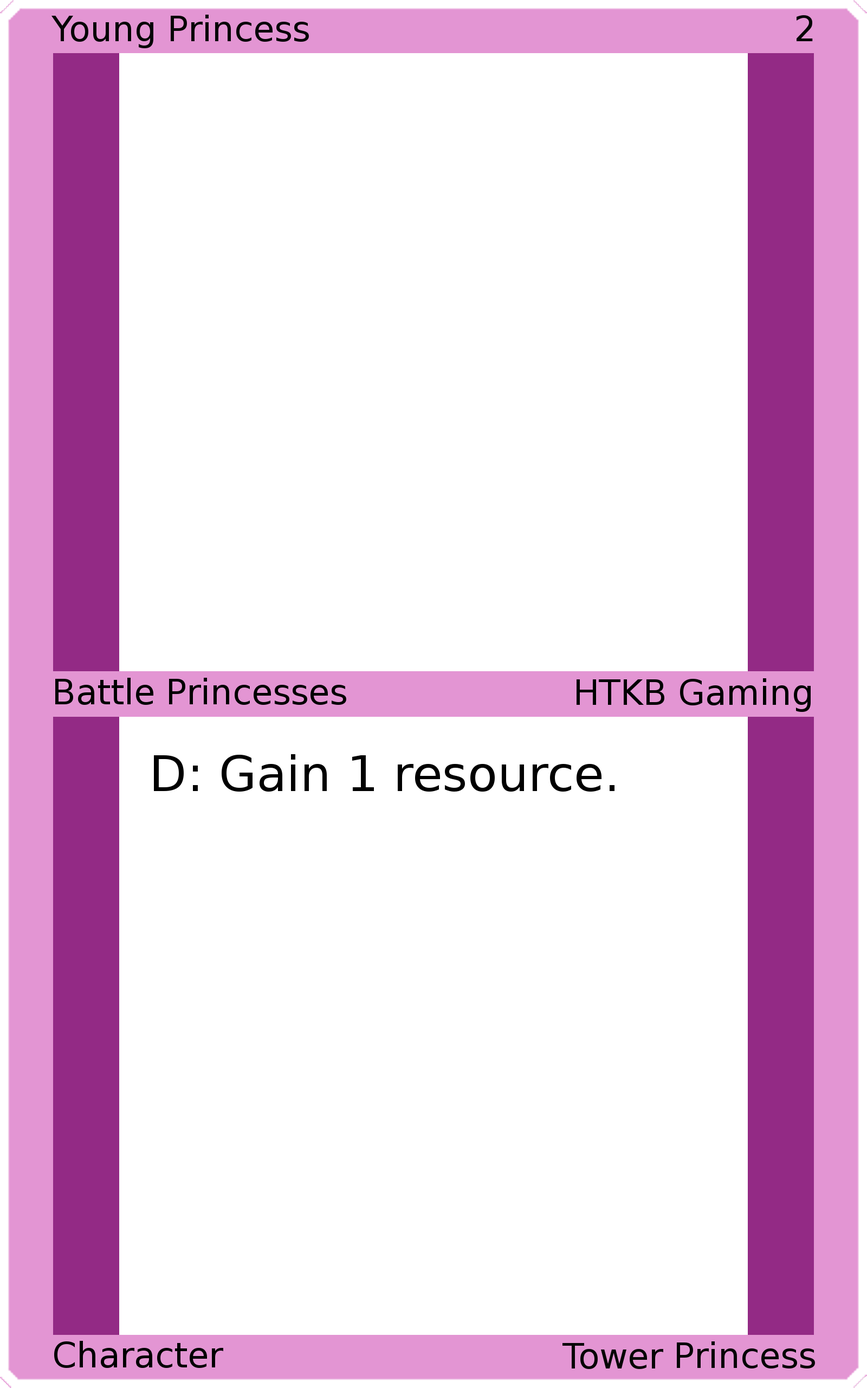
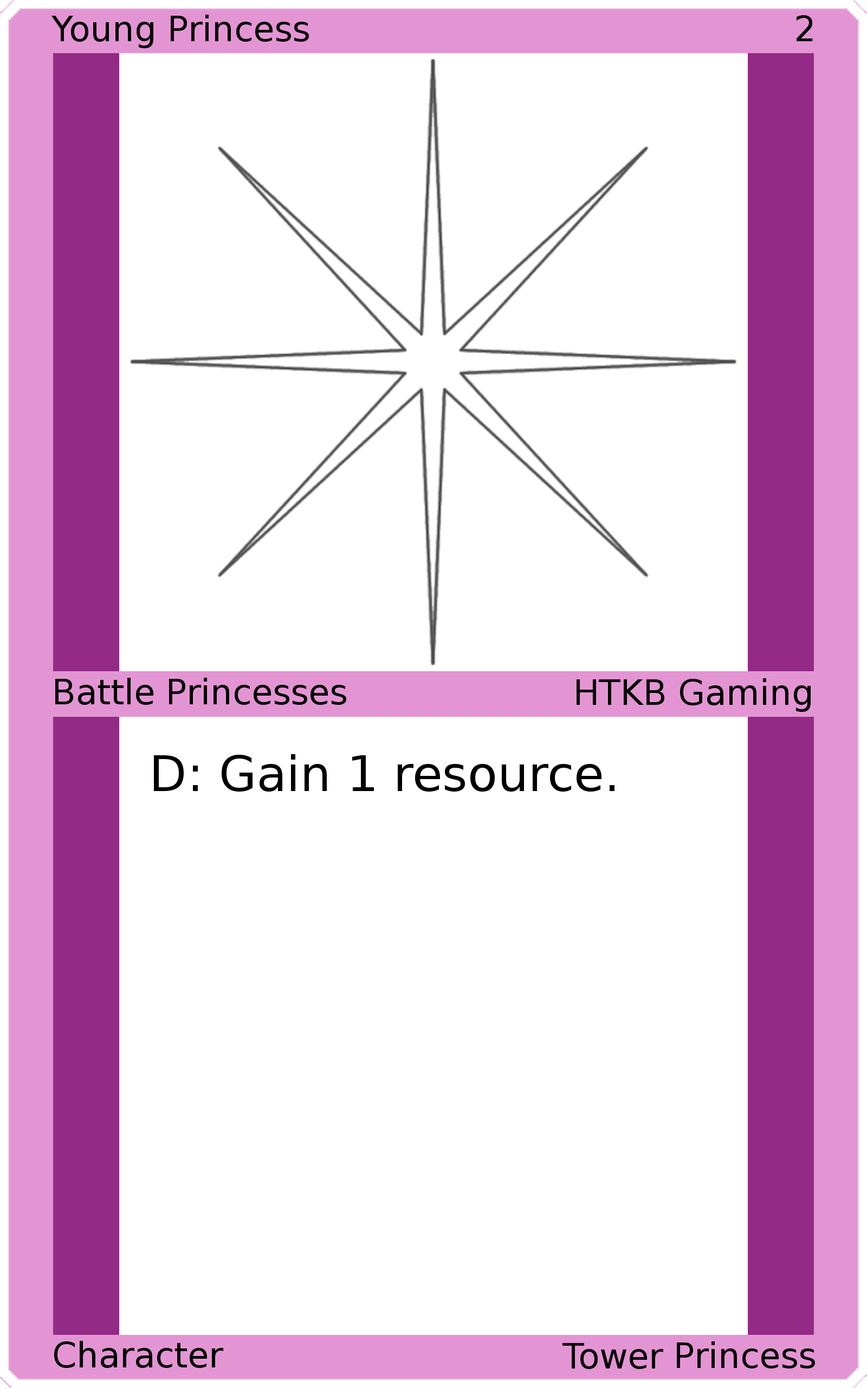
Layers edited between the first and the second 867 × 1388 image:
added layer "Art" above "Top Background" over [129, 57, 738, 666]
